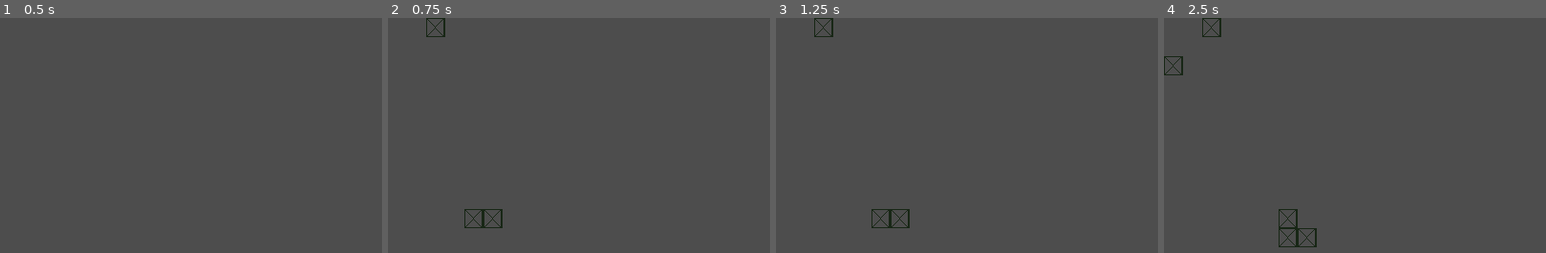
Above: before the commit, frames 1-4 (left to right).
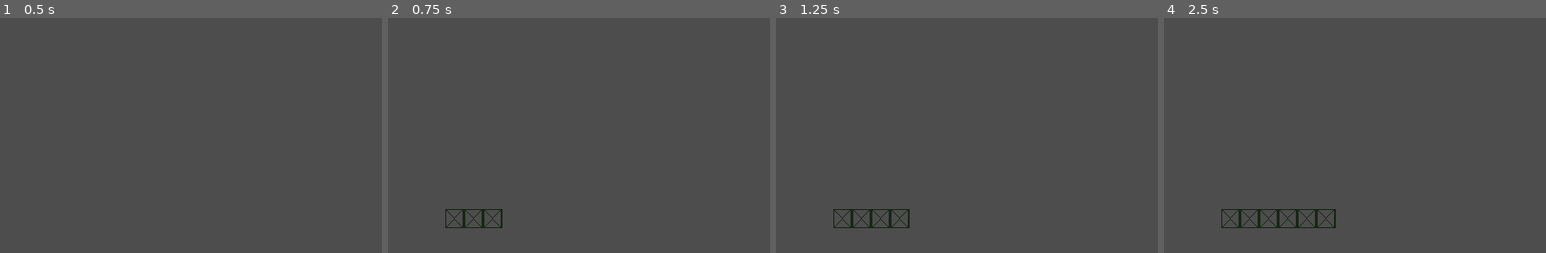
Above: after the commit, the same moments.

Repository: adrianofelix019/retro-snake-game
Game: Godot game, scene res://scenes/main_game.tscn
Two runs of this game, one before a commit and one after it. Both use one fixed random seed, a clock stepped at 60 frames per second and the inputs below. The project has no main scene, so this scene is started directly.
Inputs:
- Up to frame 1 (0.5 s): no input
- Up to frame 2 (0.75 s): tap Enter at 0.5 s; hold Right (ui_right) from 0.53 s (still down)
- Up to frame 3 (1.25 s): keep holding Right (ui_right)
- Up to frame 4 (2.5 s): release Right (ui_right) at 1.28 s; hold Down (ui_down) 1.28-2.03 s; hold Right (ui_right) from 2.03 s (still down)

Frame 1 is identical in both runs. In frame 2, 0.3% of the frame differs, in the area x 10-20%, y 0-90%; in frame 3, 0.4%; in frame 4, 1.2%, in the area x 0-45%, y 0-98%.

Commit message:
making the snake 'move'

Diff:
--- a/scripts/main_game.gd
+++ b/scripts/main_game.gd
@@ -14,9 +14,8 @@
 
 
 func _on_game_tick_timeout() -> void:
-	erase_trail()
+	draw_snake()
 	move_snake()
-	draw_snake()
 
 
 func draw_snake() -> void:
@@ -29,18 +28,15 @@
 		)
 
 
-func move_snake() -> void:
-	snake_body[0] = snake_direction
-	for index in snake_body.size():
-		snake_body[index] += snake_direction
+func erase_trail() -> void:
+	pass
 
 
-func erase_trail() -> void:
-	var tail_coordinates = snake_body[-1]
-	$GameTile.erase_cell(
-		FIRST_LAYER,
-		tail_coordinates
-	)
+func move_snake() -> void:
+	var snake_body_copy: Array[Vector2i] = snake_body.slice(1)
+	var new_head: Vector2i = snake_body[0] + Vector2i(1, 0)
+	snake_body_copy.insert(0, new_head)
+	snake_body = snake_body_copy
 
 
 func _input(_event: InputEvent) -> void:
